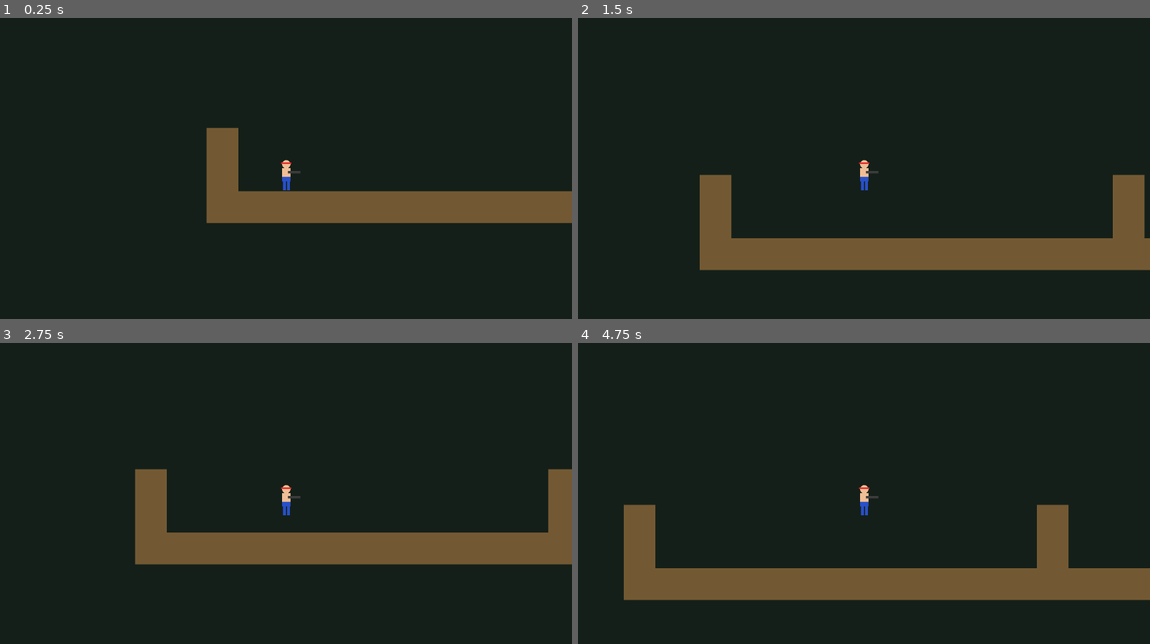
Above: before the commit, frames 1-4 (two rows, left to right).
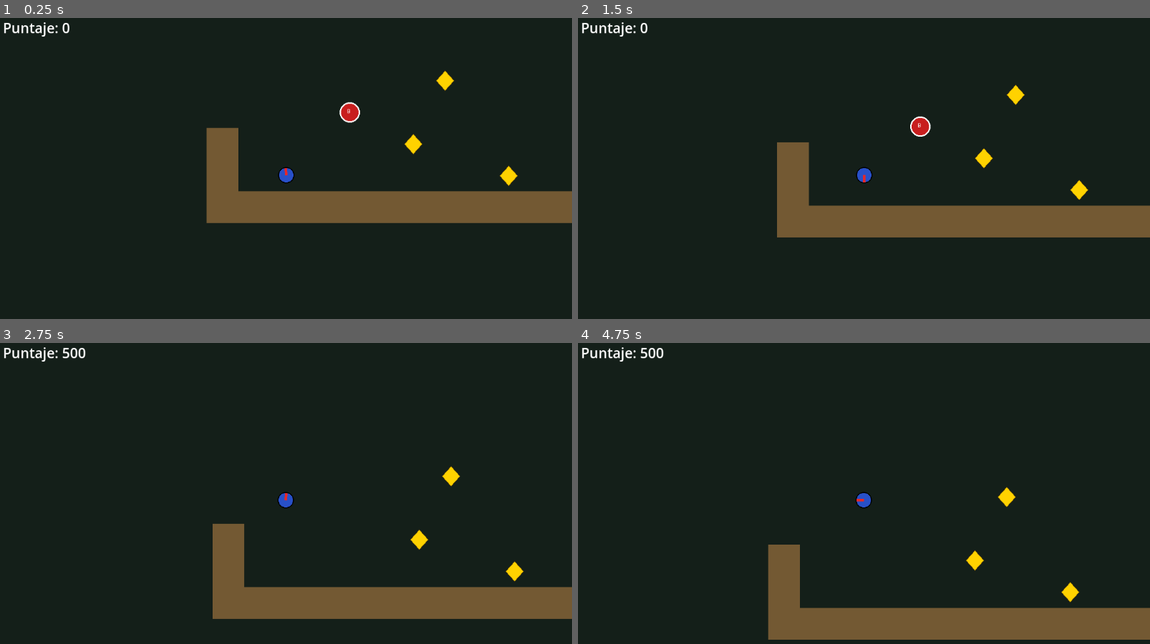
Above: after the commit, the same moments.

Repository: DanielNavarro-02/Contra
Game: Godot game, scene res://mundo.tscn
Two runs of this game, one before a commit and one after it. Both use one fixed random seed, a clock stepped at 60 frames per second and the inputs below.
Inputs:
- Up to frame 1 (0.25 s): no input
- Up to frame 2 (1.5 s): hold J (disparar) 0.53-1.28 s; hold D (move_right) from 0.53 s (still down); tap Space (saltar) at 0.77, 1.07 s; tap K (morir) at 0.8, 1.35 s
- Up to frame 3 (2.75 s): tap Space (saltar) at 1.52, 1.55, 1.82, 2.1 s; release D (move_right) at 2.03 s; hold A (move_left) from 2.03 s (still down); hold J (disparar) from 2.03 s (still down)
- Up to frame 4 (4.75 s): release A (move_left) at 2.78 s; release J (disparar) at 2.78 s; hold D (move_right) 2.78-4.28 s; tap J (disparar) at 2.85, 4.35 s; tap Space (saltar) at 3.02, 3.32, 3.77, 3.8, 4.07, 4.52 s; tap K (morir) at 3.05, 3.6 s; hold A (move_left) from 4.28 s (still down)

The runs differ from the first frame. In frame 1, 0.9% of the frame differs, in the area x 0-91%, y 1-58%; in frame 2, 19%; in frame 3, 18%; in frame 4, 20%, in the area x 0-100%, y 1-99%.

Commit message:
Se agregan cambios, y adicion de funcionalidades, sumar puntaje y activar poder

Diff:
--- /dev/null
+++ b/barrera.gd
@@ -0,0 +1,13 @@
+extends Area2D
+@export var valor = 500
+@export var da_poder: bool = true
+signal recogido(valor, da_poder)
+
+# Called when the node enters the scene tree for the first time.
+func _ready():
+	body_entered.connect(_on_body_entered)
+
+func _on_body_entered(body):
+	if body.is_in_group("Bill"):
+		recogido.emit(valor, da_poder)
+		queue_free()
--- /dev/null
+++ b/barrera.tscn
@@ -0,0 +1,16 @@
+[gd_scene format=3 uid="uid://sisvydquucng"]
+
+[ext_resource type="Texture2D" uid="uid://bb6f2h6brxh65" path="res://assets/barrera.png" id="1"]
+[ext_resource type="Script" uid="uid://btysuhls3uwtl" path="res://barrera.gd" id="1_x4x2i"]
+
+[sub_resource type="CircleShape2D" id="Forma"]
+radius = 16.0
+
+[node name="Barrera" type="Area2D" unique_id=1665307009 groups=["medallas"]]
+script = ExtResource("1_x4x2i")
+
+[node name="Sprite2D" type="Sprite2D" parent="." unique_id=1237954176]
+texture = ExtResource("1")
+
+[node name="CollisionShape2D" type="CollisionShape2D" parent="." unique_id=311378650]
+shape = SubResource("Forma")
--- a/jugador.gd
+++ b/jugador.gd
@@ -1,17 +1,39 @@
 extends CharacterBody2D
-# Movimiento resuelto: correr, gravedad y salto. El Taller 3 se escribe abajo.
+# Solución del Taller 3 (solo profesor).
 
 @export var speed = 180.0      # px/s
 @export var gravedad = 980.0   # px/s²
-@export var salto = 480.0      # px/s hacia arriba
+@export var salto = 600.0      # px/s hacia arriba
+@export var cadencia = 0.15    # segundos entre disparos
+
+var mirando = 1                # 1 derecha, -1 izquierda
+var espera = 0.0
+var inicio = Vector2.ZERO
+var muriendo = false
 
 @onready var sprite = $AnimatedSprite2D
 @onready var canon = $Canon    # por aquí salen las balas
+@onready var sonido_disparo = $Disparo
+@onready var sonido_muerte = $Muerte
+
+
+func _ready():
+	inicio = position
 
 
 func _physics_process(delta):
+	if muriendo:
+		return
+	if Input.is_action_just_pressed("morir"):
+		morir()
+		return
 	mover(delta)
-	# Taller 3: aquí van la animación, la orientación y el disparo.
+	actualizar_animacion()
+	orientar()
+	espera -= delta
+	if Input.is_action_pressed("disparar") and espera <= 0.0:
+		disparar()
+		espera = cadencia
 
 
 func mover(delta):
@@ -21,3 +43,43 @@
 		velocity.y = -salto
 	velocity.x = Input.get_axis("move_left", "move_right") * speed
 	move_and_slide()
+
+
+# Nivel 1 (y nivel 3: speed_scale)
+func actualizar_animacion():
+	var real = get_real_velocity()
+	if not is_on_floor():
+		sprite.play("saltar")
+		sprite.speed_scale = 1.0
+	elif abs(real.x) > 1.0:
+		sprite.play("correr")
+		sprite.speed_scale = abs(real.x) / speed
+	else:
+		sprite.play("quieto")
+		sprite.speed_scale = 1.0
+
+
+# Nivel 2
+func orientar():
+	var eje = Input.get_axis("move_left", "move_right")
+	if eje != 0:
+		mirando = sign(eje)
+	sprite.flip_h = mirando < 0
+	canon.position.x = 28 * mirando   # flip_h no mueve a los hijos: el cañón hay que moverlo
+
+
+func disparar():
+	sonido_disparo.play()   # cada disparo es un sonido nuevo: aquí sí se reinicia
+
+
+# Nivel 3
+func morir():
+	muriendo = true
+	velocity = Vector2.ZERO
+	sprite.speed_scale = 1.0
+	sprite.play("morir")
+	sonido_muerte.play()
+	await sprite.animation_finished
+	position = inicio
+	sprite.play("quieto")
+	muriendo = false
--- a/jugador.tscn
+++ b/jugador.tscn
@@ -1,11 +1,9 @@
-[gd_scene format=3]
+[gd_scene format=3 uid="uid://cn8rcgsxal6dc"]
 
-[ext_resource type="Script" path="res://jugador.gd" id="s"]
-[ext_resource type="Texture2D" path="res://assets/bill_hoja.png" id="t0"]
-
-[sub_resource type="AtlasTexture" id="A0_0"]
-atlas = ExtResource("t0")
-region = Rect2(0, 0, 64, 64)
+[ext_resource type="AudioStream" uid="uid://52tmjlqkhnt4" path="res://assets/disparo.wav" id="a0"]
+[ext_resource type="AudioStream" uid="uid://brwcjwuyf42m" path="res://assets/muerte.wav" id="a1"]
+[ext_resource type="Script" uid="uid://spopmxxe7y8w" path="res://jugador.gd" id="s"]
+[ext_resource type="Texture2D" uid="uid://cc14rx8xvb4ja" path="res://assets/bill_hoja.png" id="t0"]
 
 [sub_resource type="AtlasTexture" id="A0_1"]
 atlas = ExtResource("t0")
@@ -22,6 +20,34 @@
 [sub_resource type="AtlasTexture" id="A0_4"]
 atlas = ExtResource("t0")
 region = Rect2(256, 0, 64, 64)
+
+[sub_resource type="AtlasTexture" id="A0_9"]
+atlas = ExtResource("t0")
+region = Rect2(576, 0, 64, 64)
+
+[sub_resource type="AtlasTexture" id="A0_10"]
+atlas = ExtResource("t0")
+region = Rect2(640, 0, 64, 64)
+
+[sub_resource type="AtlasTexture" id="A0_11"]
+atlas = ExtResource("t0")
+region = Rect2(704, 0, 64, 64)
+
+[sub_resource type="AtlasTexture" id="A0_12"]
+atlas = ExtResource("t0")
+region = Rect2(768, 0, 64, 64)
+
+[sub_resource type="AtlasTexture" id="A0_13"]
+atlas = ExtResource("t0")
+region = Rect2(832, 0, 64, 64)
+
+[sub_resource type="AtlasTexture" id="A0_14"]
+atlas = ExtResource("t0")
+region = Rect2(896, 0, 64, 64)
+
+[sub_resource type="AtlasTexture" id="A0_0"]
+atlas = ExtResource("t0")
+region = Rect2(0, 0, 64, 64)
 
 [sub_resource type="AtlasTexture" id="A0_5"]
 atlas = ExtResource("t0")
@@ -43,14 +69,6 @@
 animations = [{
 "frames": [{
 "duration": 1.0,
-"texture": SubResource("A0_0")
-}],
-"loop": false,
-"name": &"quieto",
-"speed": 5.0
-}, {
-"frames": [{
-"duration": 1.0,
 "texture": SubResource("A0_1")
 }, {
 "duration": 1.0,
@@ -62,9 +80,40 @@
 "duration": 1.0,
 "texture": SubResource("A0_4")
 }],
-"loop": true,
+"loop": 1,
 "name": &"correr",
 "speed": 10.0
+}, {
+"frames": [{
+"duration": 1.0,
+"texture": SubResource("A0_9")
+}, {
+"duration": 1.0,
+"texture": SubResource("A0_10")
+}, {
+"duration": 1.0,
+"texture": SubResource("A0_11")
+}, {
+"duration": 1.0,
+"texture": SubResource("A0_12")
+}, {
+"duration": 1.0,
+"texture": SubResource("A0_13")
+}, {
+"duration": 1.0,
+"texture": SubResource("A0_14")
+}],
+"loop": 0,
+"name": &"morir",
+"speed": 10.0
+}, {
+"frames": [{
+"duration": 1.0,
+"texture": SubResource("A0_0")
+}],
+"loop": 0,
+"name": &"quieto",
+"speed": 5.0
 }, {
 "frames": [{
 "duration": 1.0,
@@ -79,7 +128,7 @@
 "duration": 1.0,
 "texture": SubResource("A0_8")
 }],
-"loop": true,
+"loop": 1,
 "name": &"saltar",
 "speed": 12.0
 }]
@@ -87,18 +136,23 @@
 [sub_resource type="RectangleShape2D" id="Forma"]
 size = Vector2(24, 60)
 
-
-[node name="Bill" type="CharacterBody2D"]
+[node name="Bill" type="CharacterBody2D" unique_id=1042762699 groups=["Bill"]]
 script = ExtResource("s")
 
-[node name="AnimatedSprite2D" type="AnimatedSprite2D" parent="."]
+[node name="AnimatedSprite2D" type="AnimatedSprite2D" parent="." unique_id=824496197]
 sprite_frames = SubResource("SpriteFrames_A0")
 animation = &"quieto"
 
-[node name="CollisionShape2D" type="CollisionShape2D" parent="."]
+[node name="Disparo" type="AudioStreamPlayer2D" parent="." unique_id=247765846]
+stream = ExtResource("a0")
+
+[node name="Muerte" type="AudioStreamPlayer" parent="." unique_id=1780002555]
+stream = ExtResource("a1")
+
+[node name="CollisionShape2D" type="CollisionShape2D" parent="." unique_id=1720048596]
 shape = SubResource("Forma")
 
-[node name="Camera2D" type="Camera2D" parent="."]
+[node name="Camera2D" type="Camera2D" parent="." unique_id=1610607435]
 
-[node name="Canon" type="Marker2D" parent="."]
+[node name="Canon" type="Marker2D" parent="." unique_id=1995196418]
 position = Vector2(28, -6)
--- /dev/null
+++ b/medalla.gd
@@ -0,0 +1,14 @@
+extends Area2D
+@export var valor = 100
+@export var da_poder: bool = false
+signal recogido(valor, da_poder)
+
+# Called when the node enters the scene tree for the first time.
+func _ready():
+	body_entered.connect(_on_body_entered)
+
+
+func _on_body_entered(body):
+	if body.is_in_group("Bill"):
+		recogido.emit(valor, da_poder)
+		queue_free()
--- /dev/null
+++ b/medalla.tscn
@@ -0,0 +1,16 @@
+[gd_scene format=3 uid="uid://b8u35evxgmgqk"]
+
+[ext_resource type="Texture2D" uid="uid://bypukb3ks2mep" path="res://assets/medalla.png" id="1"]
+[ext_resource type="Script" uid="uid://di3sgfpddtgw5" path="res://medalla.gd" id="1_30xxu"]
+
+[sub_resource type="CircleShape2D" id="Forma"]
+radius = 14.0
+
+[node name="Medalla" type="Area2D" unique_id=860181500 groups=["medallas"]]
+script = ExtResource("1_30xxu")
+
+[node name="Sprite2D" type="Sprite2D" parent="." unique_id=425590362]
+texture = ExtResource("1")
+
+[node name="CollisionShape2D" type="CollisionShape2D" parent="." unique_id=1480414472]
+shape = SubResource("Forma")
--- a/mundo.gd
+++ b/mundo.gd
@@ -1,19 +1,70 @@
 extends "res://bloques.gd"
-# El nivel se arma a partir del MAPA: cada "#" es un bloque.
+
+var puntaje = 0
+var modo_poder = false
+# Base del Taller 4. construir() arma el nivel a partir del MAPA:
+# "#" bloque, "." medalla, "o" barrera, "E" soldado.
 
 const MAPA = [
 	"                                        ",
 	"                                        ",
 	"                                        ",
 	"                                        ",
-	"                                        ",
-	"                                        ",
-	"                                        ",
-	"#            #           #             #",
-	"#            #     #     #             #",
+	"             .           .              ",
+	"       .            .         o         ",
+	"    o                                   ",
+	"#     .      #    E      #   .    E    #",
+	"#        .   #     #     #        .    #",
 	"########################################",
 ]
 
+var medalla_escena = preload("res://medalla.tscn")
+var barrera_escena = preload("res://barrera.tscn")
+var soldado_escena = preload("res://soldado.tscn")
+
 
 func _ready():
+	construir()
+	# Buscamos los nodos en el grupo "medallas"
+	for item in get_tree().get_nodes_in_group("medallas"):
+		# Conectamos la señal de cada medalla a la función local
+		item.recogido.connect(_on_recogido)
+
+
+func construir():
 	construir_bloques(MAPA, Color(0.45, 0.35, 0.2, 1))
+	for fila in MAPA.size():
+		for col in MAPA[fila].length():
+			var escena = null
+			match MAPA[fila][col]:
+				".":
+					escena = medalla_escena
+				"o":
+					escena = barrera_escena
+				"E":
+					escena = soldado_escena
+			if escena:
+				var nodo = escena.instantiate()
+				nodo.position = Vector2(col + 0.5, fila + 0.5) * CELDA
+				$Mapa.add_child(nodo)
+
+func _on_recogido(valor, da_poder):
+	# Sumamos el valor de la medalla recogida al puntaje actual
+	puntaje += valor
+	$HUD/Puntaje.text = "Puntaje: %d" % puntaje
+
+	if da_poder:
+		activar_poder()
+
+	# Comprobamos si la cantidad de nodos en el grupo es igual a 1
+	# (la medalla actual que se está terminando de procesar)
+	if get_tree().get_nodes_in_group("medallas").size() <= 1:
+		$HUD/Mensaje.text = "¡Misión cumplida!"
+
+func activar_poder():
+	modo_poder = true
+	print("poder: sí")
+	# El temporizador durará 8.0 segundos antes de continuar
+	await get_tree().create_timer(8.0).timeout
+	modo_poder = false
+	print("poder: no")
--- a/mundo.tscn
+++ b/mundo.tscn
@@ -1,12 +1,29 @@
-[gd_scene format=3]
+[gd_scene format=3 uid="uid://dc50wntd2w6i0"]
 
-[ext_resource type="Script" path="res://mundo.gd" id="1"]
-[ext_resource type="PackedScene" path="res://jugador.tscn" id="2"]
+[ext_resource type="Script" uid="uid://bc0k3t7wdpq3y" path="res://mundo.gd" id="1"]
+[ext_resource type="PackedScene" uid="uid://cn8rcgsxal6dc" path="res://jugador.tscn" id="2"]
 
-[node name="Mundo" type="Node2D"]
+[node name="Mundo" type="Node2D" unique_id=907784951]
 script = ExtResource("1")
 
-[node name="Mapa" type="Node2D" parent="."]
+[node name="Mapa" type="Node2D" parent="." unique_id=2003249598]
 
-[node name="Bill" parent="." instance=ExtResource("2")]
+[node name="Bill" parent="." unique_id=1534901002 instance=ExtResource("2")]
 position = Vector2(160, 510)
+
+[node name="HUD" type="CanvasLayer" parent="." unique_id=1510437023]
+
+[node name="Puntaje" type="Label" parent="HUD" unique_id=1582006660]
+offset_left = 6.0
+offset_top = 8.0
+offset_right = 890.0
+offset_bottom = 48.0
+theme_override_font_sizes/font_size = 28
+text = "Puntaje: 0"
+
+[node name="Mensaje" type="Label" parent="HUD" unique_id=1077949910]
+offset_left = 16.0
+offset_top = 52.0
+offset_right = 900.0
+offset_bottom = 100.0
+theme_override_font_sizes/font_size = 36
--- a/project.godot
+++ b/project.godot
@@ -10,7 +10,7 @@
 
 [application]
 
-config/name="Contra - Base Taller 3"
+config/name="Contra - Base Taller 4"
 run/main_scene="res://mundo.tscn"
 config/features=PackedStringArray("4.7", "GL Compatibility")
 config/icon="res://icon.svg"
--- /dev/null
+++ b/soldado.tscn
@@ -0,0 +1,14 @@
+[gd_scene format=3 uid="uid://b3rqcamgxi4b6"]
+
+[ext_resource type="Texture2D" uid="uid://dm4juyv56i4yt" path="res://assets/soldado.png" id="1"]
+
+[sub_resource type="RectangleShape2D" id="Forma"]
+size = Vector2(24, 56)
+
+[node name="Soldado" type="Area2D" unique_id=1775744743 groups=["enemigos"]]
+
+[node name="Sprite2D" type="Sprite2D" parent="." unique_id=542932584]
+texture = ExtResource("1")
+
+[node name="CollisionShape2D" type="CollisionShape2D" parent="." unique_id=1882970813]
+shape = SubResource("Forma")
Not shown, changed: LEEME.txt
Binary file added: assets/barrera.png
Not shown, added: assets/barrera.png.import
Not shown, changed: assets/bill_hoja.png.import
Not shown, changed: assets/disparo.wav.import
Binary file added: assets/medalla.png
Not shown, added: assets/medalla.png.import
Not shown, changed: assets/muerte.wav.import
Binary file added: assets/soldado.png
Not shown, added: assets/soldado.png.import
Not shown, added: barrera.gd.uid
Not shown, changed: bloques.gd.uid
(and 4 more such lines)
